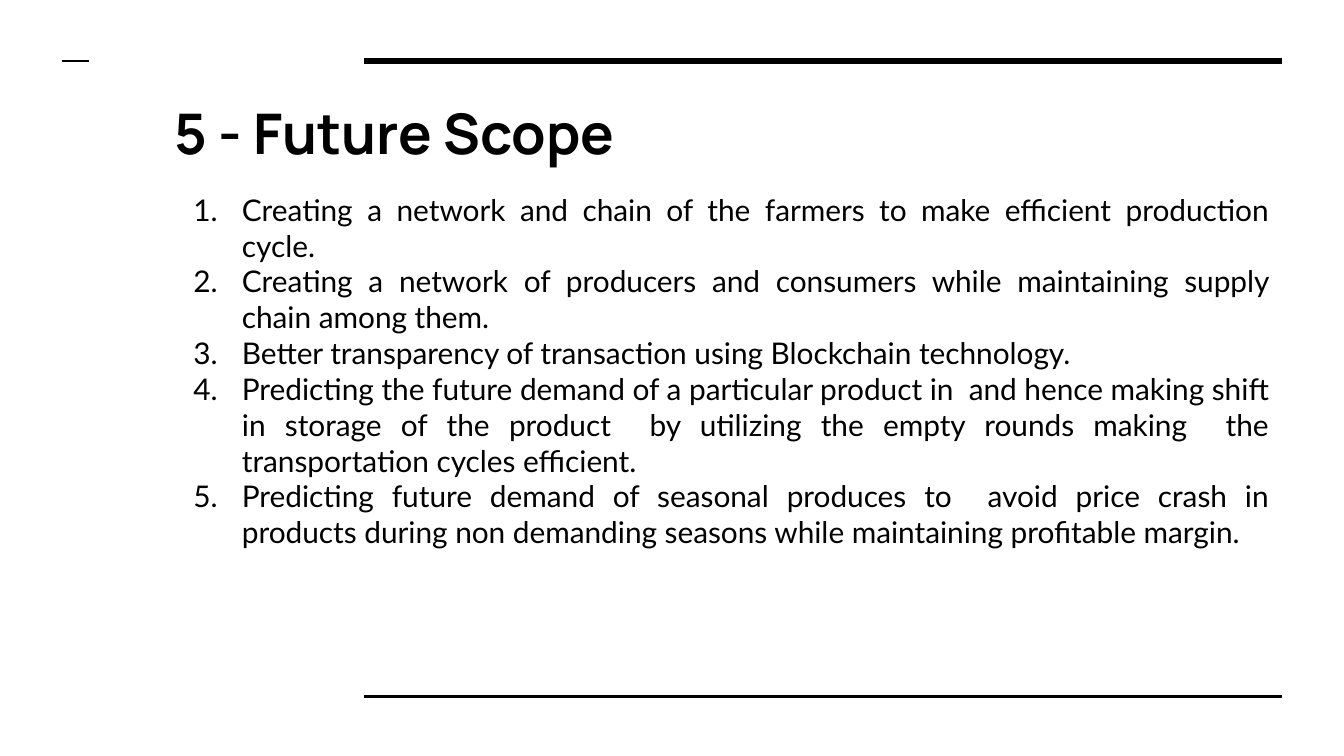
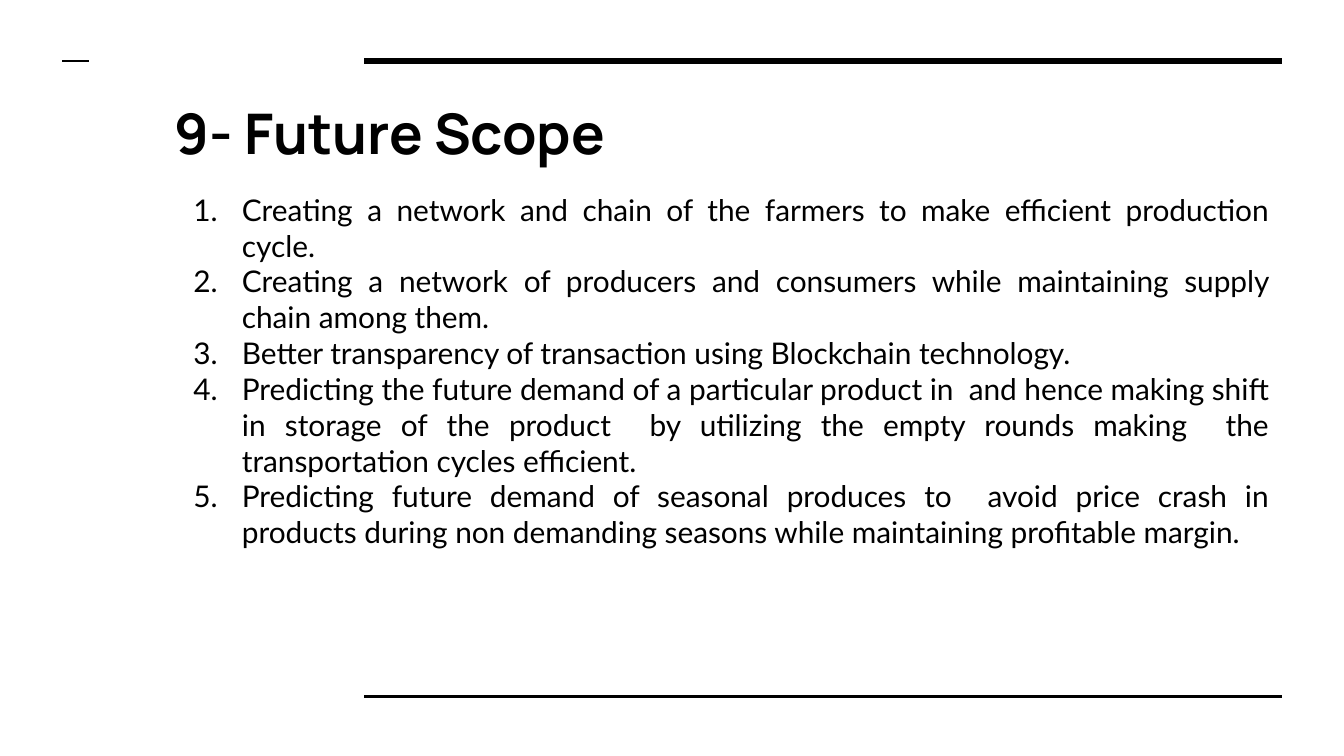
Before and after one commit to meetb007/kissan-bandhu, a slide deck: slide 26 of documents/kisaan Bandhu.pptx (slide 13 before the commit). Drawn at 1344x756 pixels with LibreOffice and Linux fonts; fonts in the diff are those of the drawing. Boxes give left, top, right and bottom in pixels: in the first picture for what was removed or moved away, otherwise in the second. Text is boxed around its words. In the diff, an @@ line names an element or a change of style, - is before the commit and + after.

```diff
--- a/documents/kisaan Bandhu.pptx
+++ b/documents/kisaan Bandhu.pptx
@@ title at <box>175,113,605,168</box>: text changed @@
-5 - Future Scope
+9- Future Scope
```
Also in this commit, not shown: 7 other slides changed, 13 slides added, 6 other files.
